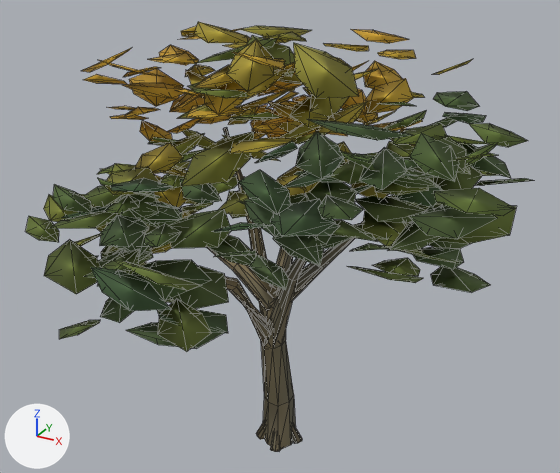
A saved change to the glTF model data/models/impressionist/HK_Tree_Round.lod.glb.
Both versions are drawn from a camera (50 mm lens) standing at (5.37, -9.75, 8.76) and looking at (-0.13, 0.25, 3.75). Every picture has the same lights, and +X, +Y and +Z are marked at lower left. The older version comes first. Mesh edges are drawn as thin lines. Vertices at exactly the same position are counted once.

Objects in the first picture: 'HK_Tree_Round'.
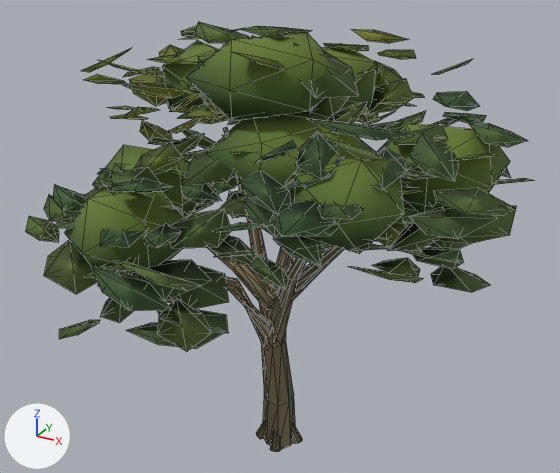
Changed parts and their boxes (x1, y1, x2, y2) in the pictures (560 x 473 px):
```json
{"part": 1, "of": "me_hk_tree_round_001", "change": "added", "after": [65, 32, 510, 268], "on screen": "green"}
{"part": 2, "of": "me_hk_tree_round_001", "change": "recoloured", "before": [44, 22, 507, 278], "after": [44, 22, 507, 278]}
```

Scene script edits in JSON lines:
```json
{"op": "add", "block": "mat_hk_leafdeep", "code": ["mat_hk_leafdeep = bpy.data.materials.new('HK_LeafDeep')", "mat_hk_leafdeep.use_nodes = True; mat_hk_leafdeep.node_tree.nodes.clear()", "_N = mat_hk_leafdeep.node_tree.nodes; _L = mat_hk_leafdeep.node_tree.links", "n0 = _N.new('ShaderNodeBsdfPrincipled'); n0.name = 'Principled BSDF'", "n0.inputs[2].default_value = 0.95  # 'Roughness'", "n1 = _N.new('ShaderNodeOutputMaterial'); n1.name = 'Material Output'", "n2 = _N.new('ShaderNodeVertexColor'); n2.name = 'Color Attribute'", "_L.new(n0.outputs[0], n1.inputs[0])  # 'BSDF' to 'Surface'", "_L.new(n2.outputs[0], n0.inputs[0])  # 'Color' to 'Base Color'"]}
{"block": "me_hk_tree_round_001", "where": "# used by ob_hk_tree_round; location = (0.0, 0.0, 0.0)"}
{"op": "remove", "block": "me_hk_tree_round_001", "code": "me_hk_tree_round_001.from_pydata(...)  # 1722 vertices, 2392 faces; spans x -4.21..3.75, y -3.64..3.81, z -0.04..7.1"}
{"op": "add", "block": "me_hk_tree_round_001", "code": "me_hk_tree_round_001.from_pydata(...)  # 1830 vertices, 2572 faces; spans x -4.21..3.75, y -3.64..3.81, z -0.04..7.1"}
{"block": "me_hk_tree_round_001", "change": "me_hk_tree_round_001 part 1"}
{"block": "me_hk_tree_round_001", "change": "108 vertices are added at x -3.24..3.19, y -2.85..3.35, z 3.76..7.0"}
{"block": "me_hk_tree_round_001", "change": "180 new faces join them, mat_hk_leafdeep"}
{"block": "me_hk_tree_round_001", "change": "me_hk_tree_round_001 part 2: 1792 kept faces spanning x -4.21..3.75, y -3.64..3.81, z 3.2..7.1 get new vertex colours"}
{"op": "add", "block": "me_hk_tree_round_001", "code": "me_hk_tree_round_001.materials.append(mat_hk_leafdeep)"}
```
